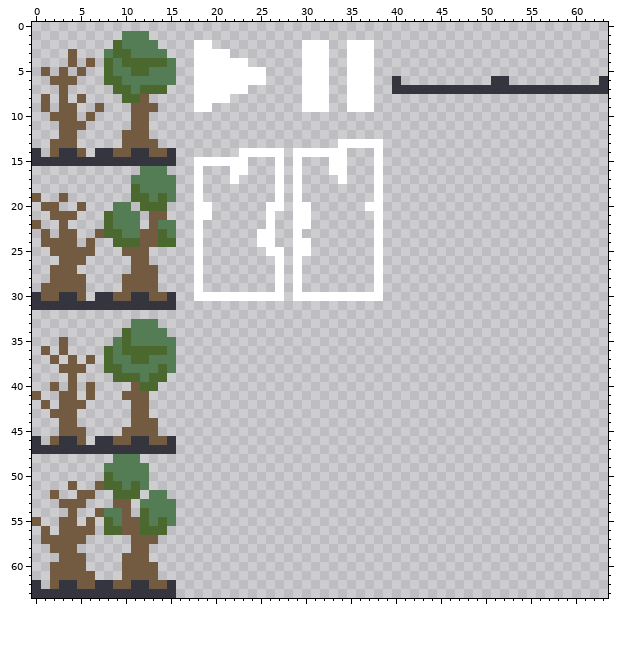
One commit to this pixel-art file: NonUnitySources/Aseprite/Sprites Assorted.aseprite. Above, as it was before the edit.
64x64 pixels, 1 frame.
Now the later version:
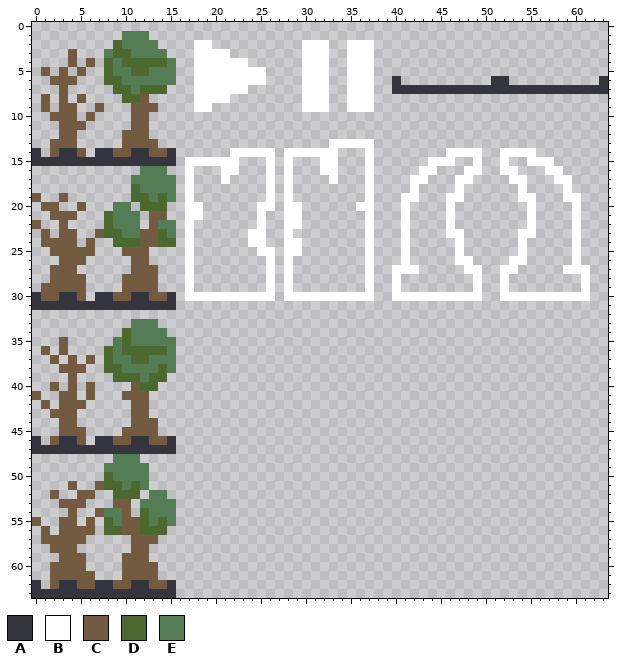
Palette (. is transparent): A #353540  B #ffffff  C #735b42  D #4b692f  E #557d55
Edits made:
--- layer "Layer 1"
@@ x 0..63 @@
 12 ...CC.....CCC...................................................
-13 ..CCC.....CCCC....................BBBBB.........................
-14 A.CAAC.AACCAACCA.......BBBBB.BBBBBB...B.........................
-15 AAAAAAAAAAAAAAAA..BBBBBB...B.B...BB...B.........................
-16 ............EEE...B...BB...B.B...BB...B.........................
-17 ...........EEEEE..B...B....B.B....B...B.........................
-18 ...........DEEEE..B........B.B........B.........................
-19 C..C.......DDEDE..B........B.B........B.........................
-20 .CC..C...EE.DDD...BB......BB.BB......BB.........................
-21 ..CCC...DEEE.CC...BB......B..BB.......B.........................
-22 C..C....DEEE.CEE..B.......B..BB.......B.........................
-23 .C.CC..CDDEECCDE..B......BB..B........B.........................
-24 .CCCC.C..DDDCCDD..B......BB..BB.......B.........................
-25 ..CCCCC...CCC.....B.......BB.BB.......B.........................
-26 ...CCC.....CC.....B........B.B........B.........................
-27 ..CCC......CCC....B........B.B........B.........................
-28 ..CCCC....CCCC....B........B.B........B.........................
-29 .CCCCC....CCCC....B........B.B........B.........................
-30 ACCAAC.AACCAACCA..BBBBBBBBBB.BBBBBBBBBB.........................
+13 ..CCC.....CCCC...................BBBBB..........................
+14 A.CAAC.AACCAACCA......BBBBB.BBBBBB...B........BBBB..BBBB........
+15 AAAAAAAAAAAAAAAA.BBBBBB...B.B...BB...B......BBB..B..B..BBB......
+16 ............EEE..B...BB...B.B...BB...B.....BB...BB..BB...BB.....
+17 ...........EEEEE.B...B....B.B....B...B....BB...BB....BB...BB....
+18 ...........DEEEE.B........B.B........B....B....B......B....B....
+19 C..C.......DDEDE.B........B.B........B...BB...BB......BB...BB...
+20 .CC..C...EE.DDD..BB......BB.BB......BB...B....B........B....B...
+21 ..CCC...DEEE.CC..BB......B..BB.......B...B....B........B....B...
+22 C..C....DEEE.CEE.B.......B..BB.......B...B....B........B....B...
+23 .C.CC..CDDEECCDE.B......BB..B........B...B....BB......BB....B...
+24 .CCCC.C..DDDCCDD.B......BB..BB.......B...B.....B......B.....B...
+25 ..CCCCC...CCC....B.......BB.BB.......B...B.....B......B.....B...
+26 ...CCC.....CC....B........B.B........B...B.....BB....BB.....B...
+27 ..CCC......CCC...B........B.B........B..BBB.....BB..BB.....BBB..
+28 ..CCCC....CCCC...B........B.B........B..B........B..B........B..
+29 .CCCCC....CCCC...B........B.B........B..B........B..B........B..
+30 ACCAAC.AACCAACCA.BBBBBBBBBB.BBBBBBBBBB..BBBBBBBBBB..BBBBBBBBBB..
 31 AAAAAAAAAAAAAAAA................................................
Boxes around the changes in both pictures, in picture pixels (x1, y1, x2, y2):
changed: (185, 139, 590, 301)
